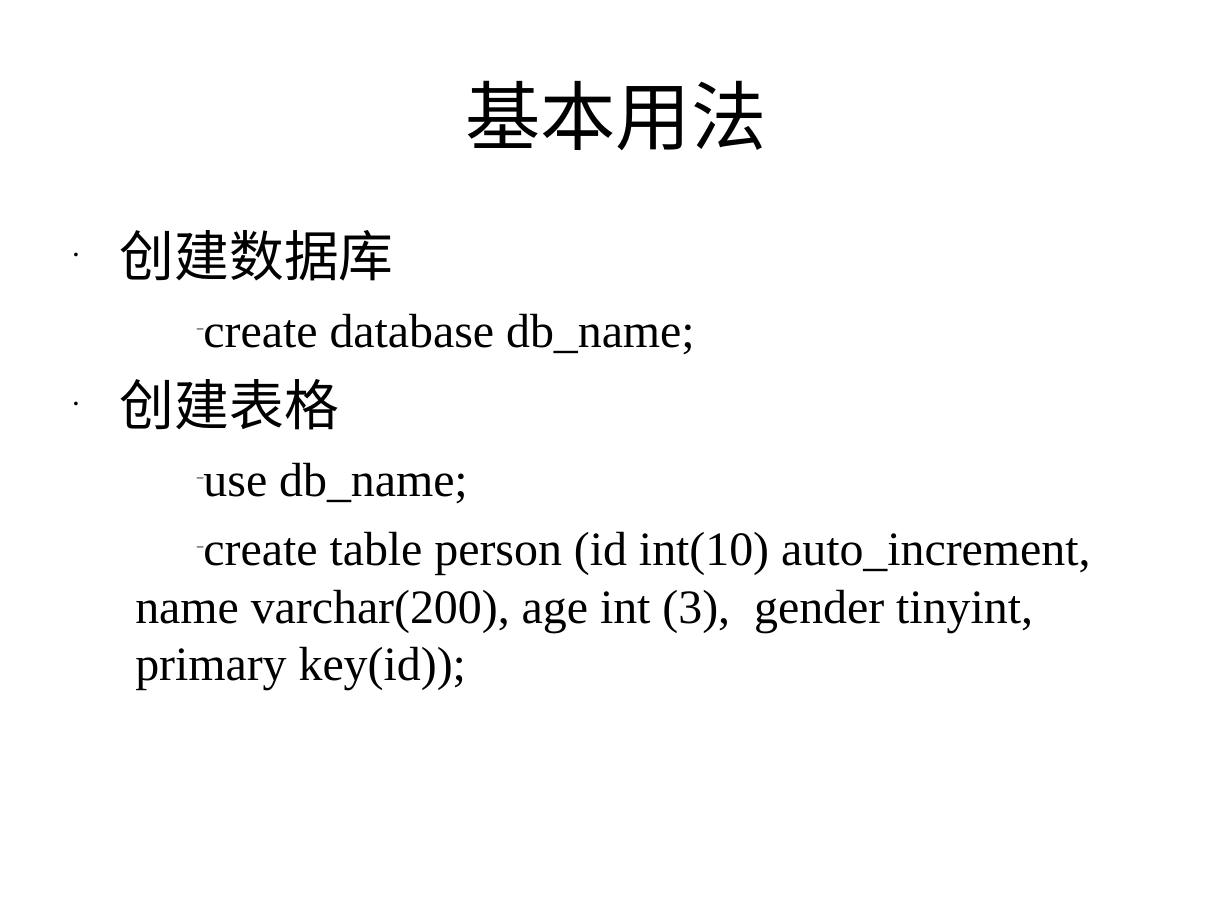
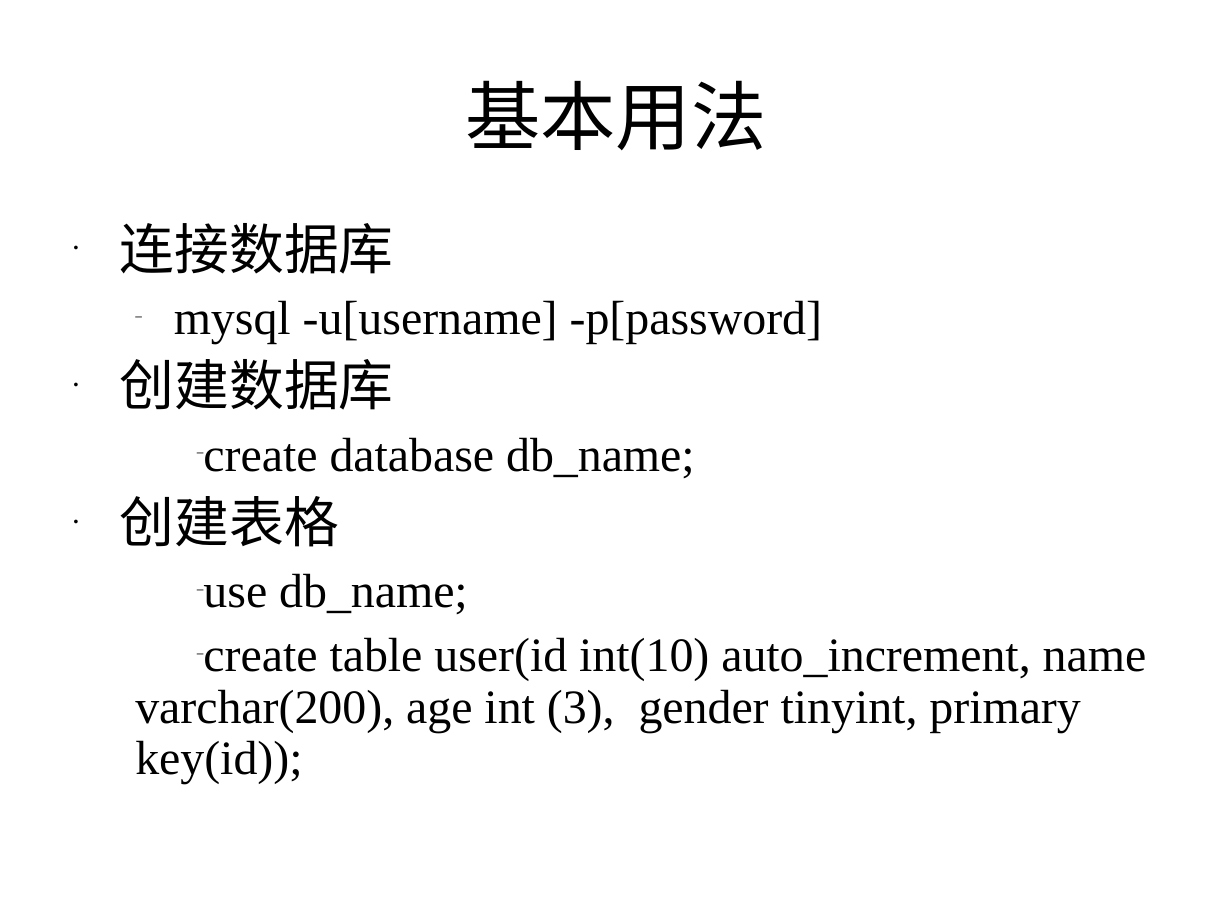
Before and after one commit to zhutao2015/JavaCourse, a slide deck: slide 4 of lesson11/DB.ppt. Drawn at 1232x924 pixels with LibreOffice and Linux fonts; fonts in the diff are those of the drawing. Boxes give left, top, right and bottom in pixels: in the first picture for what was removed or moved away, otherwise in the second. Text is boxed around its words. In the diff, an @@ line names an element or a change of style, - is before the commit and + after.

Commit message:
update ppt

```diff
--- a/lesson11/DB.ppt
+++ b/lesson11/DB.ppt
@@ text at (120, 223, 822, 344): paragraphs added @@
+• 连接数据库
+  – mysql -u[username] -p[password]
@@ text at (120, 359, 695, 614): line spacing 1 to 0.9 @@
@@ text at (135, 637, 1147, 784): text changed @@
-  – create table person (id int(10) auto_increment, name varchar(200), age int (3), gender tinyint, primary key(id));
+  – create table user(id int(10) auto_increment, name varchar(200), age int (3), gender tinyint, primary key(id));
```
Also in this commit, not shown: 2 other slides changed.
